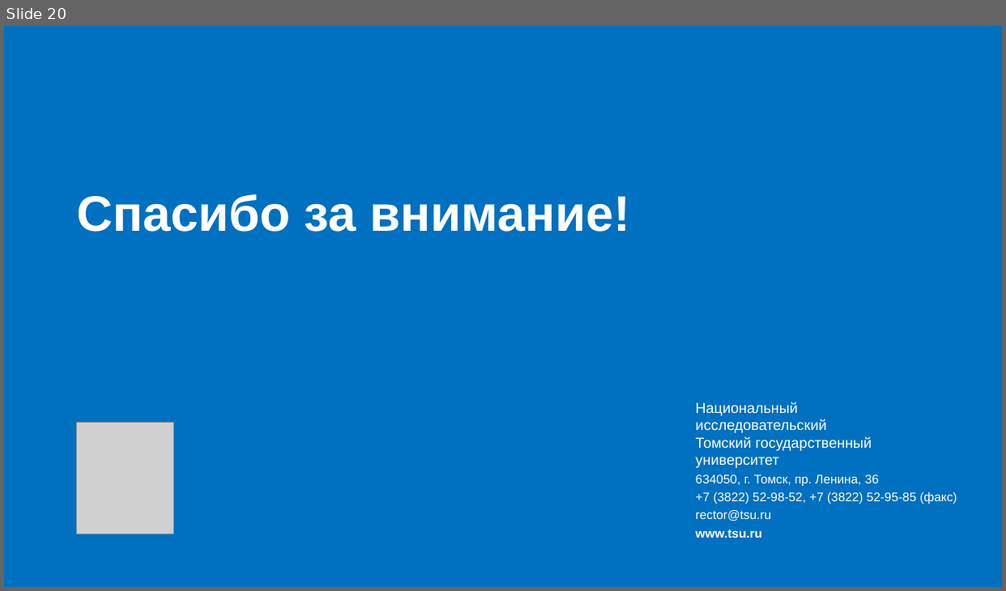
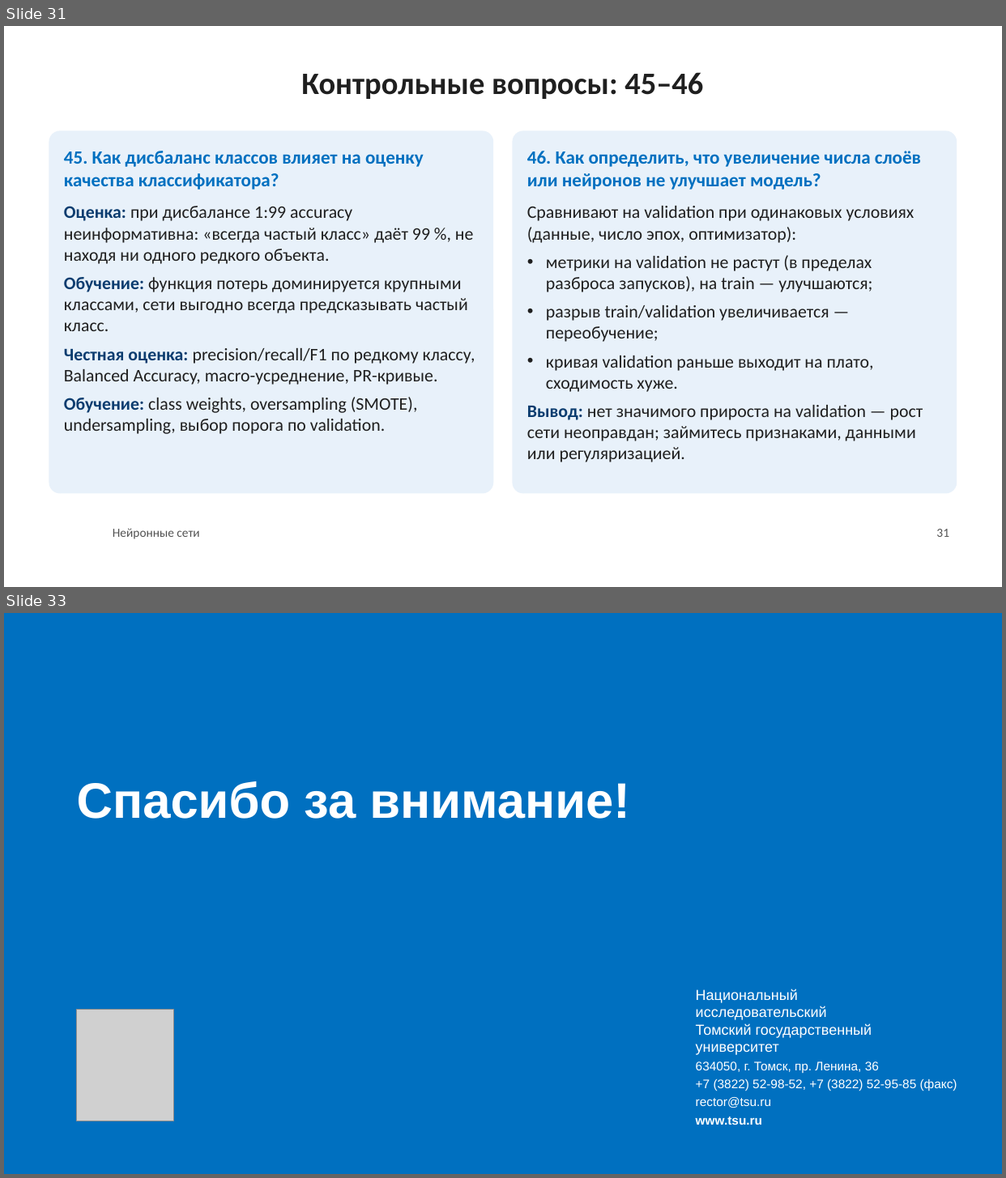
Before and after one commit to sergeydorof/neural_networks_labs, a slide deck: lab1/NN_Lab1_presentation.pptx. Shown one above the other, each under a label of ours: slide 20 before the commit, slides 31 and 33 after it; the slides between them are not shown. The pictures are 1006x591 and 1006x1178 pixels, drawn with LibreOffice and Linux fonts; fonts in the diff are those of the drawing; grey boxes stand for pictures; background and template pictures are left out. Boxes give left, top, right and bottom in pixels: in the first picture for what was removed or moved away, otherwise in the second. Text is boxed around its words. In the diff, an @@ line names an element or a change of style, - is before the commit and + after.

```diff
--- a/lab1/NN_Lab1_presentation.pptx
+++ b/lab1/NN_Lab1_presentation.pptx
@@ slide 31 added at (4,26,1002,587), background #FFFFFF @@
@@ title added at (301,72,703,99), 30 pt, text #1F1F1F, bold @@
+Контрольные вопросы: 45–46
@@ rounded rectangle added at (49,130,493,494), fill #E8F1FA @@
@@ rounded rectangle added at (513,130,957,494), fill #E8F1FA @@
@@ text added at (64,151,475,434), 17 pt, text #1F1F1F @@
+45. Как дисбаланс классов влияет на оценку качества классификатора?
+Оценка: при дисбалансе 1:99 accuracy неинформативна: «всегда частый класс» даёт 99 %, не находя ни одного редкого объекта.
+Обучение: функция потерь доминируется крупными классами, сети выгодно всегда предсказывать частый класс.
+Честная оценка: precision/recall/F1 по редкому классу, Balanced Accuracy, macro-усреднение, PR-кривые.
+Обучение: class weights, oversampling (SMOTE), undersampling, выбор порога по validation.
@@ text added at (527,151,923,463), 17 pt, text #1F1F1F @@
+46. Как определить, что увеличение числа слоёв или нейронов не улучшает модель?
+Сравнивают на validation при одинаковых условиях (данные, число эпох, оптимизатор):
+• метрики на validation не растут (в пределах разброса запусков), на train — улучшаются;
+• разрыв train/validation увеличивается — переобучение;
+• кривая validation раньше выходит на плато, сходимость хуже.
+Вывод: нет значимого прироста на validation — рост сети неоправдан; займитесь признаками, данными или регуляризацией.
@@ text added at (113,528,199,540), 12 pt, text #535353 @@
+Нейронные сети
@@ page number added at (936,529,949,537), 12 pt, text #535353 @@
+31
@@ what was slide 20 is now slide 33 @@
```
Also in this commit, not shown: 1 slide changed, 12 other slides added, 5 other files.
